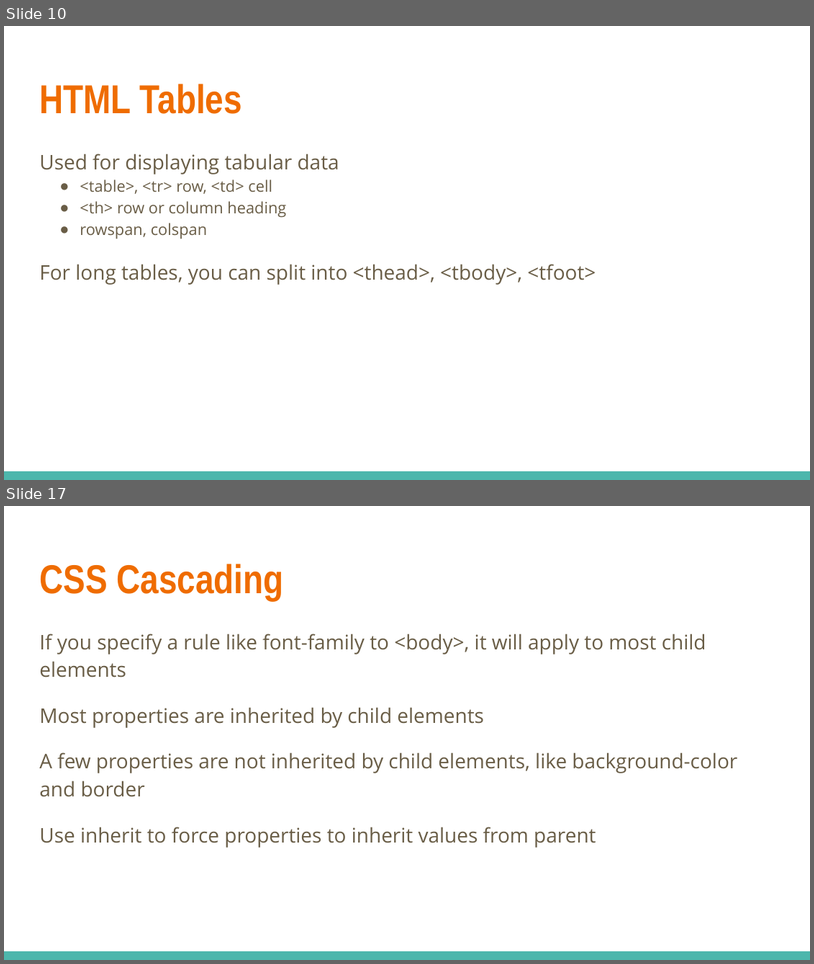
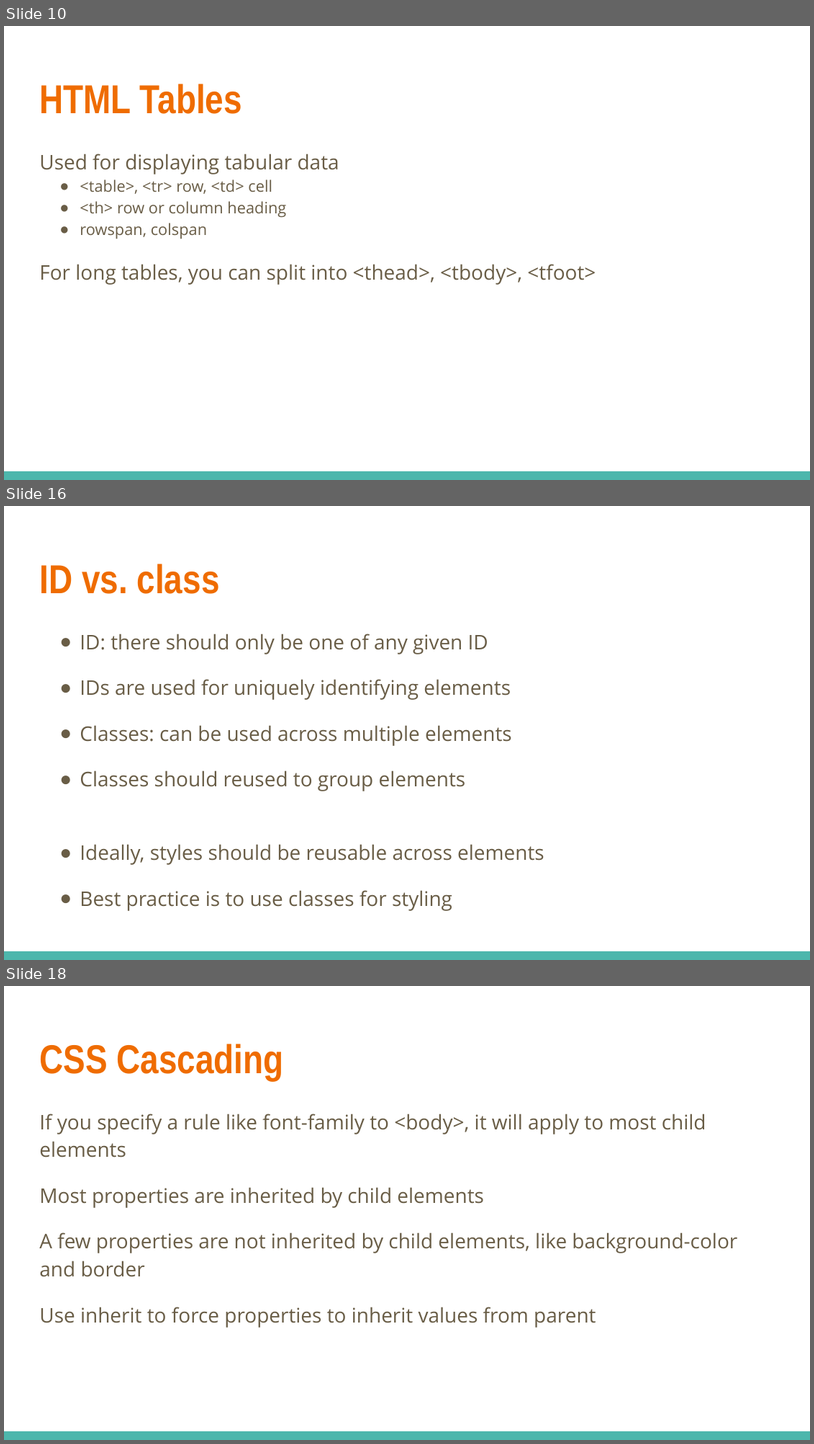
Before and after one commit to linkedin/high-school-trainee, a slide deck: Week_1/Lectures/1.3_HTML_and_CSS.pptx. Shown one above the other, each under a label of ours: slides 10 and 17 before the commit, slides 10, 16 and 18 after it; the slides between them are not shown. The pictures are 814x964 and 814x1444 pixels, drawn with LibreOffice and Linux fonts; fonts in the diff are those of the drawing. Boxes give left, top, right and bottom in pixels: in the first picture for what was removed or moved away, otherwise in the second. Text is boxed around its words. In the diff, an @@ line names an element or a change of style, - is before the commit and + after.

```diff
--- a/Week_1/Lectures/1.3_HTML_and_CSS.pptx
+++ b/Week_1/Lectures/1.3_HTML_and_CSS.pptx
@@ slide 16 added at [4, 506, 810, 960], background #FFFFFF; not listed: 1 template element that a slide beside it also shows @@
@@ title added at [39, 564, 220, 594], 36 pt, text #EF6C00, bold @@
+ID vs. class
@@ text added at [80, 633, 545, 911], 18 pt, text #695D46 @@
+● ID: there should only be one of any given ID
+● IDs are used for uniquely identifying elements
+● Classes: can be used across multiple elements
+● Classes should reused to group elements
+● Ideally, styles should be reusable across elements
+● Best practice is to use classes for styling
@@ what was slide 17 is now slide 18 @@
```
Also in this commit, not shown: 13 slides changed, 1 other slide added, 17 other files.
